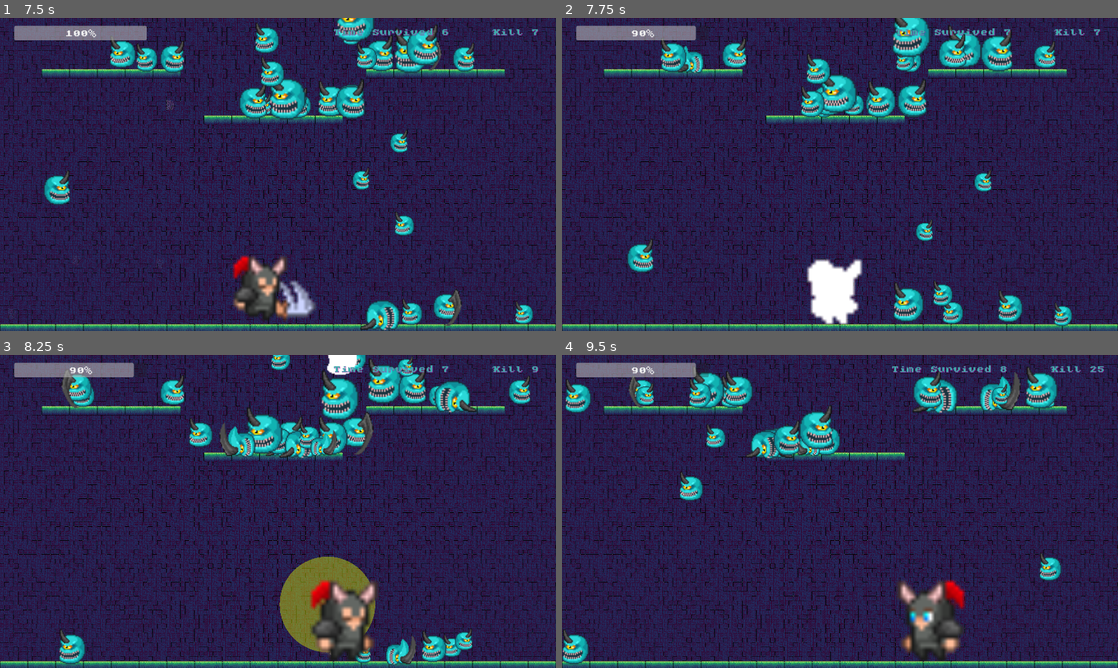
Above: before the commit, frames 1-4 (two rows, left to right).
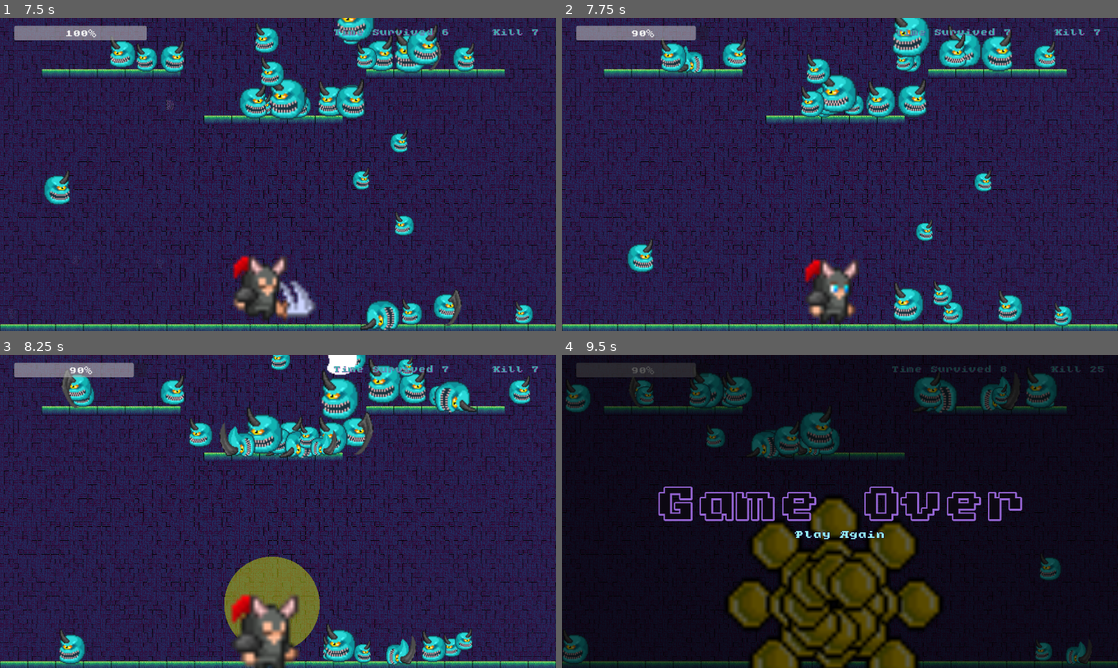
Above: after the commit, the same moments.

Repository: lethalgem/mini-jam-202
Game: Godot game, scene res://scenes/game_manager.tscn
The game is run twice, just before and just after one commit, with the same random seed, the same clock (stepped at 60 frames per second) and the same inputs.
Inputs:
- Up to frame 1 (7.5 s): click "Start" at 0.5 s; tap Enter at 1.25 s; hold Right (ui_right) 1.28-2.03 s; tap Space (attack) every 1.5 s from 1.35 to 7.35 s; hold Left (ui_left) 2.03-2.78 s; tap Shift (radial_blast) every 1.5 s from 2.1 to 6.6 s; hold Right (ui_right) 2.78-4.28 s; hold Left (ui_left) 4.28-6.53 s; hold Right (ui_right) from 6.53 s (still down)
- Up to frame 2 (7.75 s): keep holding Right (ui_right)
- Up to frame 3 (8.25 s): keep holding Right (ui_right); tap Shift (radial_blast) at 8.1 s
- Up to frame 4 (9.5 s): release Right (ui_right) at 8.78 s; hold Left (ui_left) from 8.78 s (still down); tap Space (attack) at 8.85 s

Frame 1 is identical in both runs. In frame 2, 1.7% of the frame differs, in the area x 43-54%, y 76-98%; in frame 3, 7.1%; in frame 4, 97%, in the area x 0-100%, y 0-100%.

Commit message:
Stop timer when game overed

Diff:
--- a/scenes/game_manager.tscn
+++ b/scenes/game_manager.tscn
@@ -646,6 +646,7 @@
 z_index = 5
 position = Vector2(864.00006, 972)
 scale = Vector2(5, 5)
+health = 1
 
 [node name="Platforms" type="TileMapLayer" parent="GameMode"]
 use_parent_material = true
--- a/scripts/game_manager.gd
+++ b/scripts/game_manager.gd
@@ -30,6 +30,7 @@
 			main_menu.hide()
 			world_test.clear_and_disable()
 			counter_ui_layer.show()
+			background_music.crossfade_to()
 		is_paused = should_pause
 
 
@@ -39,7 +40,7 @@
 
 
 func _physics_process(delta: float):
-	if not is_paused:
+	if not is_paused and not game_over_menu.visible:
 		time_since_time_update += delta
 	if time_since_time_update >= 1.0:
 		total_time_survived_sec += 1.0
@@ -79,7 +80,6 @@
 
 func _on_title_start_but_pressed() -> void:
 	is_paused = false
-	background_music.crossfade_to()
 
 
 func _on_player_character_body_2d_died() -> void:
Not shown: 1 places in scenes/game_manager.tscn that only renumber resources
